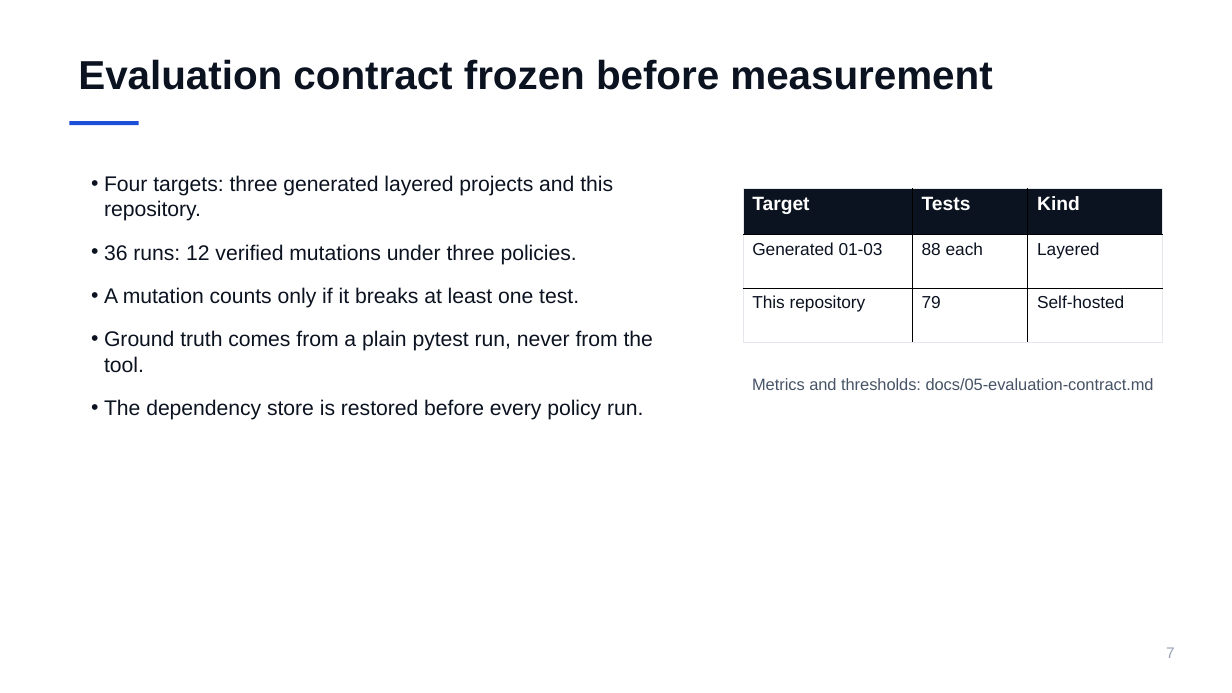
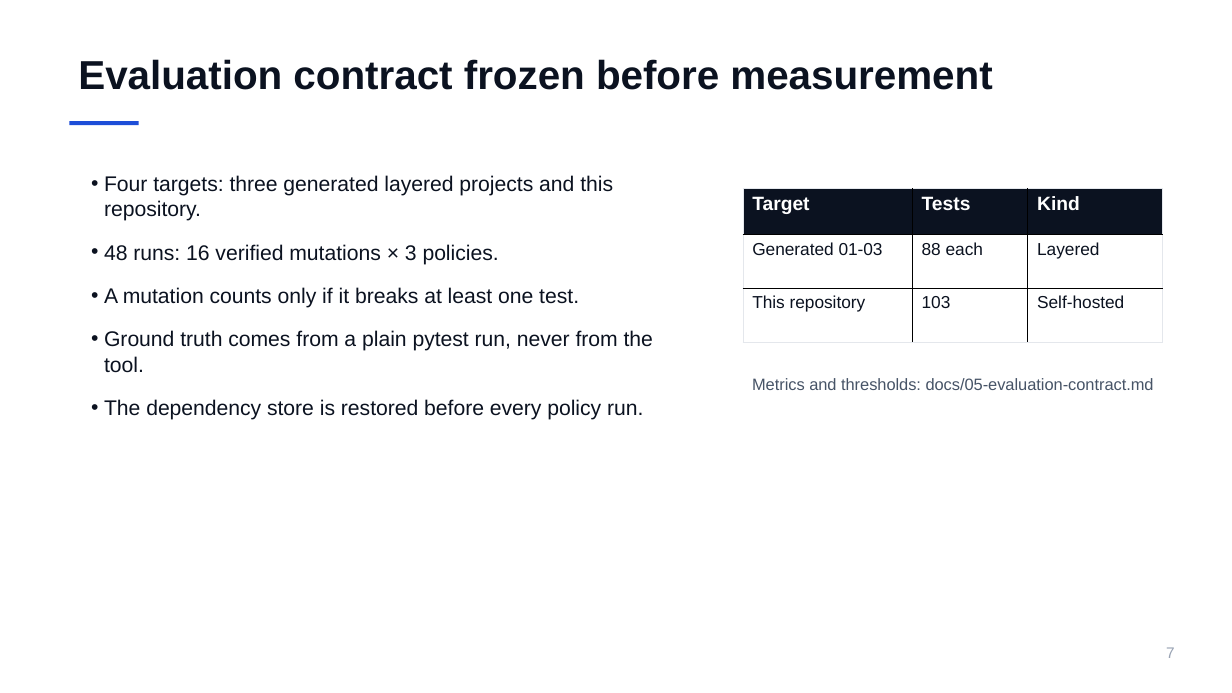
Before and after one commit to bufuzhouyu/cs5351-pytest-risktest, a slide deck: slide 7 of docs/report/presentation.pptx. Drawn at 1232x693 pixels with LibreOffice and Linux fonts; fonts in the diff are those of the drawing. Boxes give left, top, right and bottom in pixels: in the first picture for what was removed or moved away, otherwise in the second. Text is boxed around its words. In the diff, an @@ line names an element or a change of style, - is before the commit and + after.

```diff
--- a/docs/report/presentation.pptx
+++ b/docs/report/presentation.pptx
@@ table at box(743, 189, 1163, 347) @@
-row 3, column 2: 79
+row 3, column 2: 103
@@ text at box(104, 244, 499, 265): text changed @@
-• 36 runs: 12 verified mutations under three policies.
+• 48 runs: 16 verified mutations × 3 policies.
```
Also in this commit, not shown: 4 other slides changed, 2 other files.
